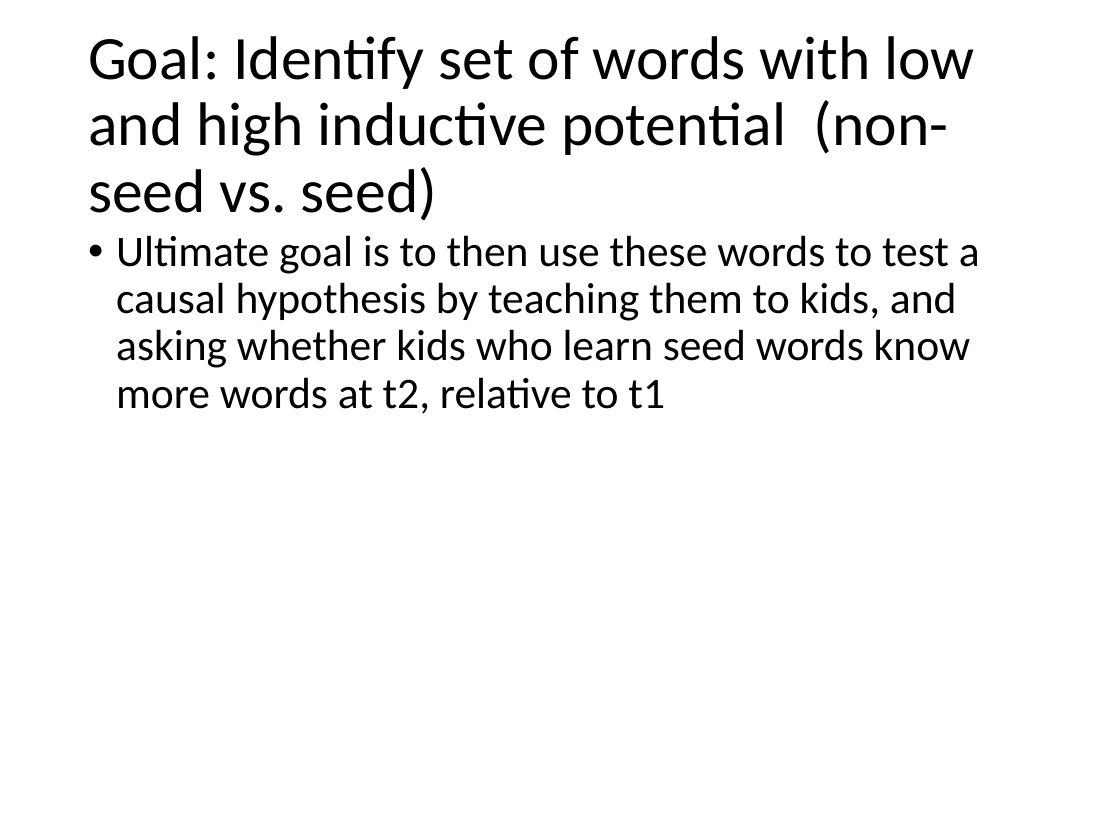
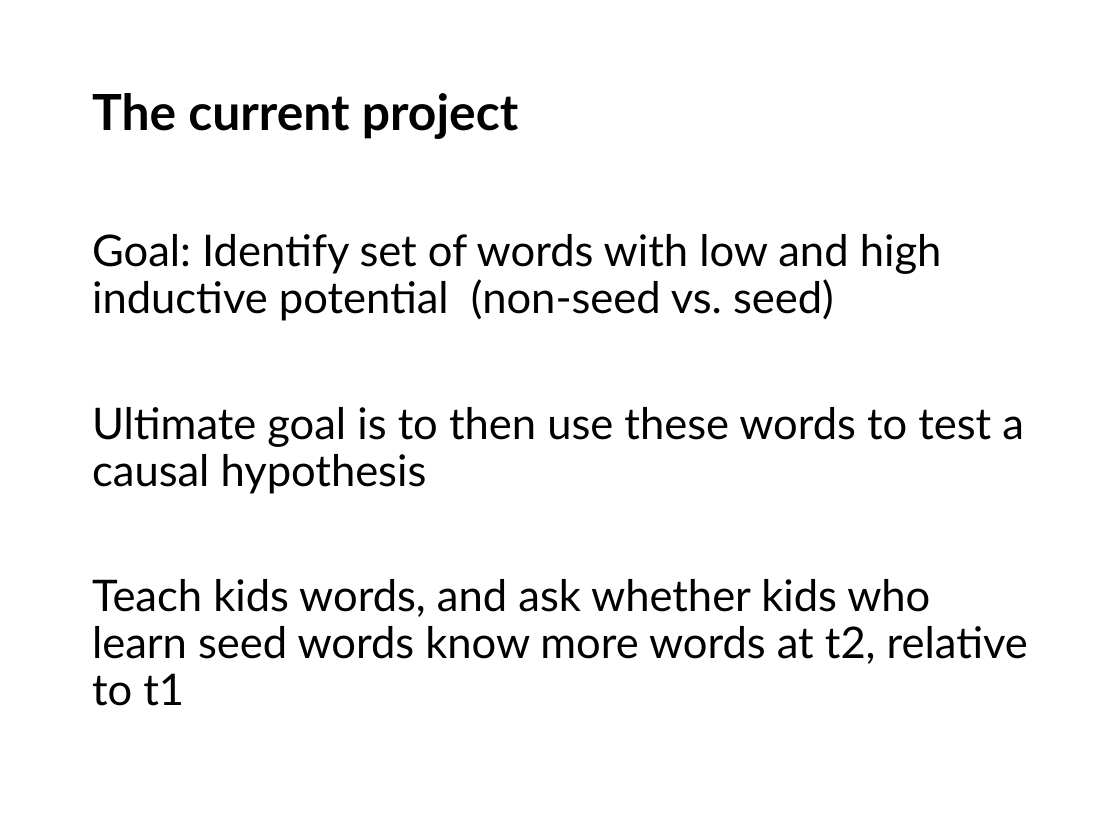
Before and after one commit to nbeckage/VOCAB_SEEDS, a slide deck: slide 10 of talks/lupyan_lab_3_8_18.pptx (slide 9 before the commit). Drawn at 1120x840 pixels with LibreOffice and Linux fonts; fonts in the diff are those of the drawing. Boxes give left, top, right and bottom in pixels: in the first picture for what was removed or moved away, otherwise in the second. Text is boxed around its words. In the diff, an @@ line names an element or a change of style, - is before the commit and + after.

```diff
--- a/talks/lupyan_lab_3_8_18.pptx
+++ b/talks/lupyan_lab_3_8_18.pptx
@@ title removed at bbox=[88, 36, 975, 221] @@
-Goal: Identify set of words with low and high inductive potential (non-seed vs. seed)
@@ title added at bbox=[92, 93, 518, 139], 32 pt, text #000000, bold @@
+The current project
@@ text at bbox=[92, 234, 1028, 706]: text changed; font Calibri to Lato @@
-• Ultimate goal is to then use these words to test a causal hypothesis by teaching them to kids, and asking whether kids who learn seed words know more words at t2, relative to t1
+Goal: Identify set of words with low and high inductive potential (non-seed vs. seed)
+Ultimate goal is to then use these words to test a causal hypothesis
+Teach kids words, and ask whether kids who learn seed words know more words at t2, relative to t1
```
Also in this commit, not shown: 5 other slides changed, 10 slides added, 2 slides removed, 17 other files.
